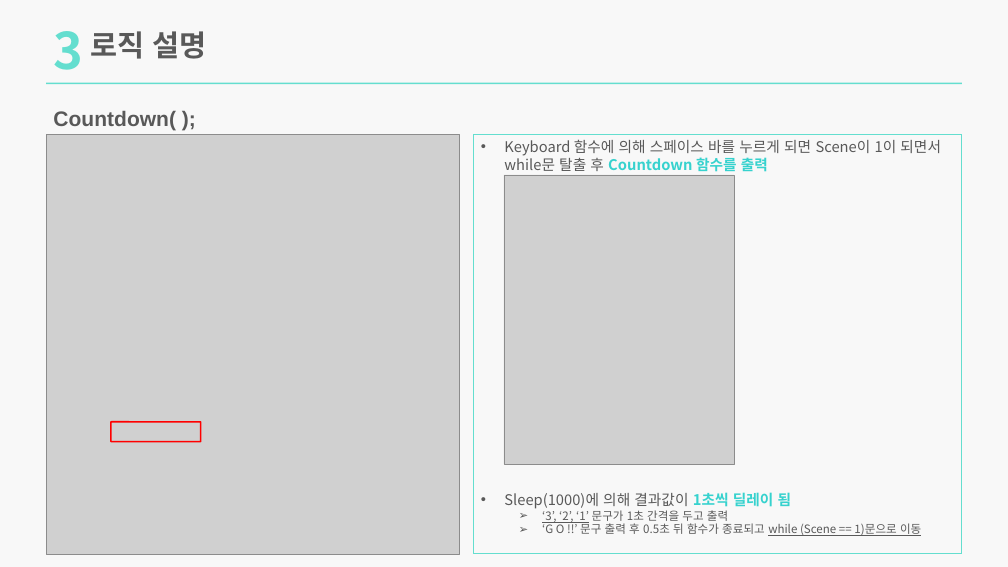
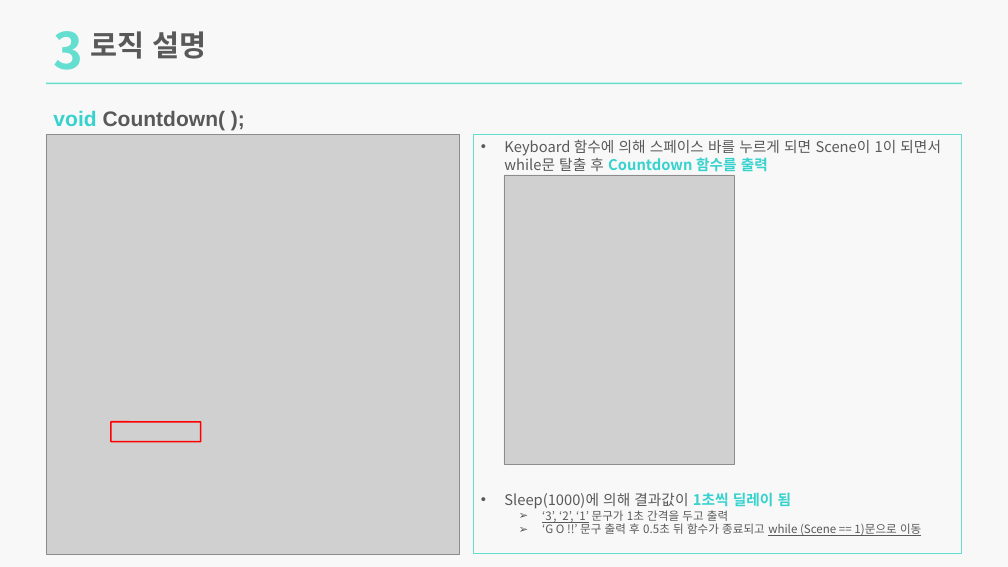
Before and after one commit to lim7635/MatchCard, a slide deck: slide 18 of MatchCard.pptx. Drawn at 1008x567 pixels with LibreOffice and Linux fonts; fonts in the diff are those of the drawing; grey boxes stand for pictures. Boxes give left, top, right and bottom in pixels: in the first picture for what was removed or moved away, otherwise in the second. Text is boxed around its words. In the diff, an @@ line names an element or a change of style, - is before the commit and + after.

```diff
--- a/MatchCard.pptx
+++ b/MatchCard.pptx
@@ text at box(53, 110, 226, 130): text changed @@
-Countdown( );
+void Countdown( );
```
Also in this commit, not shown: 9 other slides changed, 8 other files.
